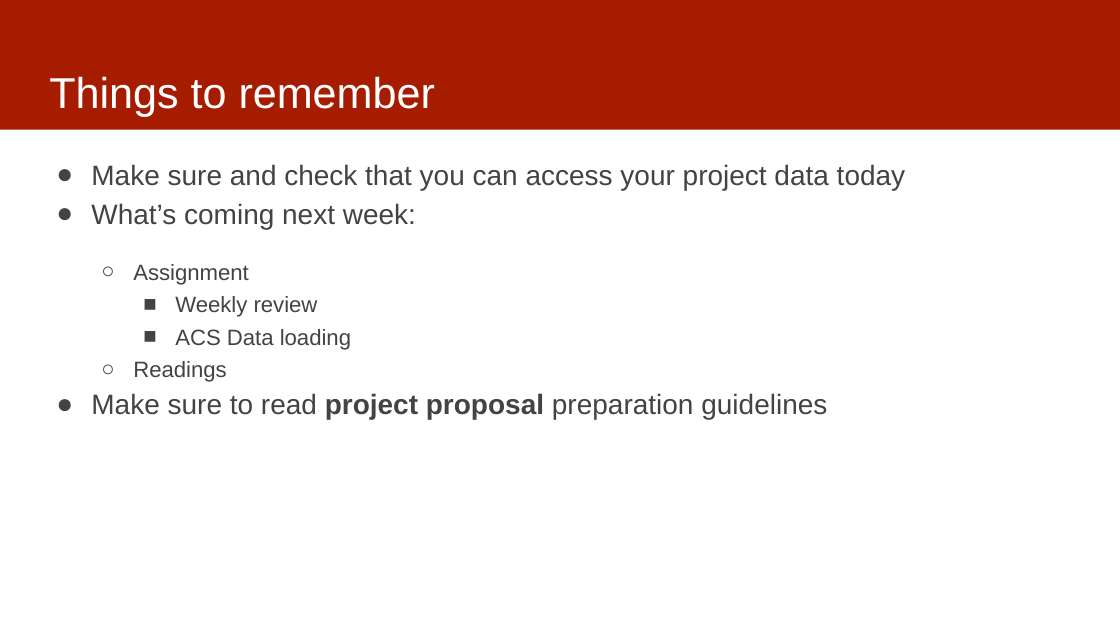
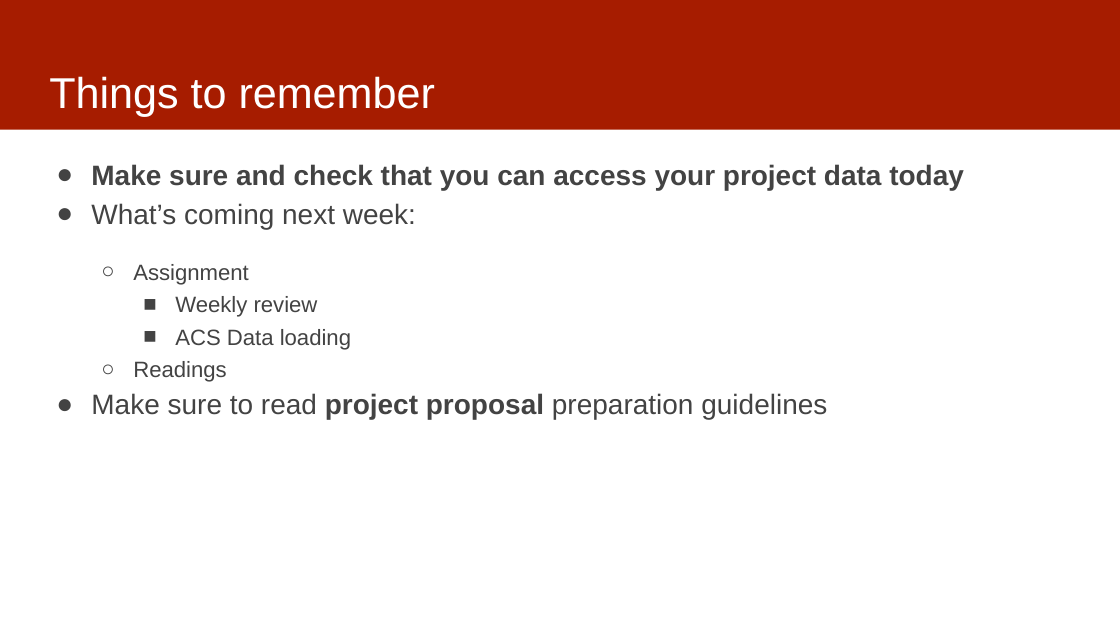
Before and after one commit to dssg/mlforpublicpolicylab, a slide deck: slide 2 of 02 - Case Studies and Acquiring Data/lecture3-data.pptx (slide 3 before the commit). Drawn at 1120x630 pixels with LibreOffice and Linux fonts; fonts in the diff are those of the drawing. Boxes give left, top, right and bottom in pixels: in the first picture for what was removed or moved away, otherwise in the second. Text is boxed around its words. In the diff, an @@ line names an element or a change of style, - is before the commit and + after.

Commit message:
updated slides

```diff
--- a/02 - Case Studies and Acquiring Data/lecture3-data.pptx
+++ b/02 - Case Studies and Acquiring Data/lecture3-data.pptx
@@ text at bbox=[91, 164, 964, 190]: bold on in "Make sure and check that you can ..." @@
```
Also in this commit, not shown: 1 other file.
